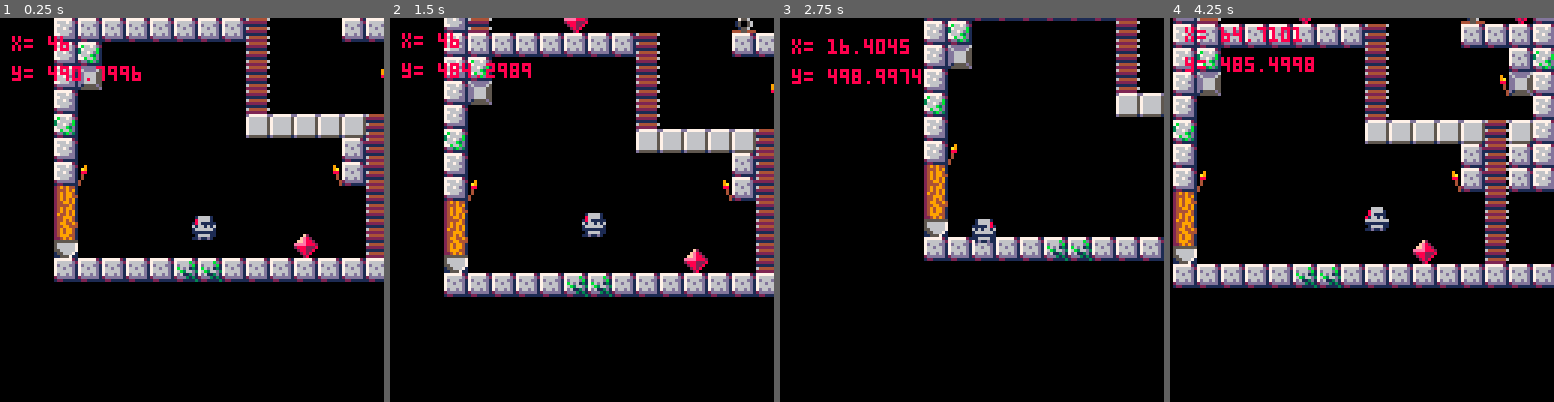
Above: before the commit, frames 1-4 (left to right).
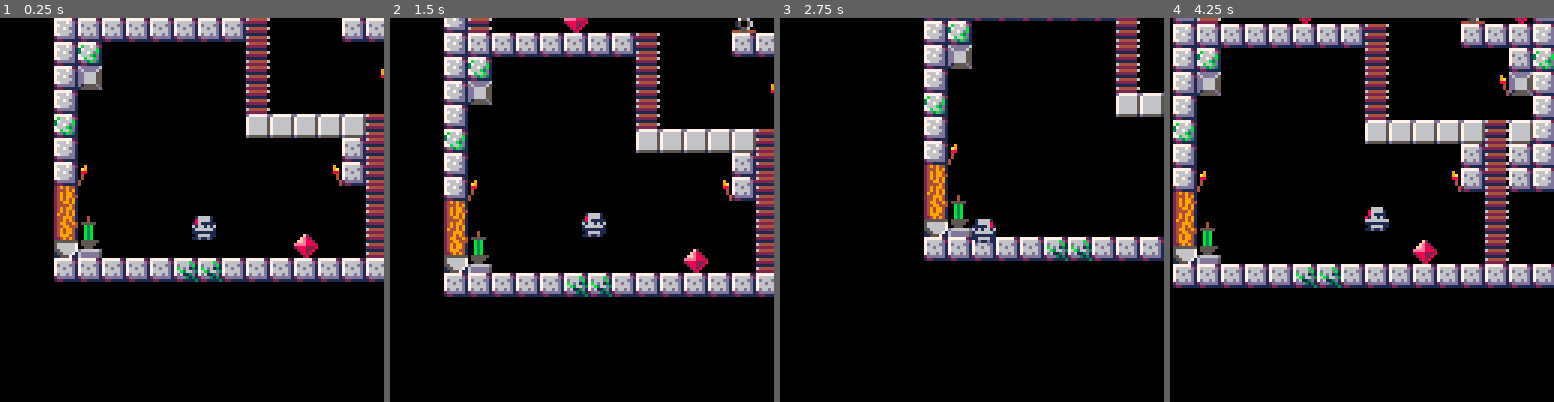
Above: after the commit, the same moments.

Repository: DMatthieu/Nibelheim-Ascension
Game: PICO-8 cartridge main.p8
The game is run twice, just before and just after one commit, with the same random seed, the same clock (stepped at 60 frames per second) and the same inputs.
Inputs:
- Up to frame 1 (0.25 s): no input
- Up to frame 2 (1.5 s): tap O (Z key) at 0.33, 0.7, 1.43 s; tap X (X key) at 1.07 s
- Up to frame 3 (2.75 s): hold Left 1.97-2.37 s; tap X (X key) at 2.07, 2.4, 2.73 s; tap O (Z key) at 2.22 s
- Up to frame 4 (4.25 s): hold Right 2.87-3.53 s; tap X (X key) every 0.33 s from 3.07 to 4.07 s; tap O (Z key) at 3.1, 3.98 s; hold Up 3.58-4.08 s; hold Right from 4.13 s (still down)

The runs differ from the first frame. In frame 1, 1.1% of the frame differs, in the area x 3-37%, y 4-63%; in frame 2, 1.1%; in frame 3, 1.3%; in frame 4, 1.4%, in the area x 3-38%, y 2-65%.

Commit message:
Bugfix sword positionning and following

Diff:
--- a/main.p8
+++ b/main.p8
@@ -143,9 +143,9 @@
 00000000000000000000000000000000000000000000000000000000000000000000000000000000000000000000000000000000000000000000000000000000
 01000000000000000000000000400000000000400000311010401000000000000000000022000000000000000000000000000000000000000000002000000000
 00000000000000000000000000000000000000000000000000000000000000000000000000000000000000000000000000000000000000000000000000000000
-02000000000000000000000000400000000000400013134200401020000000000000000023000000000000000000000000000000000000000000002000000000
-00000000000000000000000000000000000000000000000000000000000000000000000000000000000000000000000000000000000000000000000000000000
-03000000000000000000500000400000000000402013135000403120201313000000001010100000000000000000000000000000000000000000002000000000
+02220000000000000000000000400000000000400013134200401020000000000000000023000000000000000000000000000000000000000000002000000000
+00000000000000000000000000000000000000000000000000000000000000000000000000000000000000000000000000000000000000000000000000000000
+03230000000000000000500000400000000000402013135000403120201313000000001010100000000000000000000000000000000000000000002000000000
 00000000000000000000000000000000000000000000000000000000000000000000000000000000000000000000000000000000000000000000000000000000
 20202020203030202020202020202020212031202021201020202020312020202020202020202020202020202020202020202020202020202020202000000000
 
--- a/src/classes/game_map.lua
+++ b/src/classes/game_map.lua
@@ -11,9 +11,18 @@
   return instance
 end
 
+function Game_map:update()
+
+  --update all monsters
+  for m in all(self.monsters) do
+    m.m_type:update()
+  end
+end
+
 function Game_map:draw()
   map(0,0,0,0)
 
+  --draw all monsters
   for m in all(self.monsters) do
     m.m_type:draw()
   end
--- a/src/classes/goblin.lua
+++ b/src/classes/goblin.lua
@@ -29,6 +29,8 @@
 
   --animate
   self:animate()
+
+  -- self:check_blade_collisions()
 end
 
 function Goblin:draw()
@@ -53,5 +55,5 @@
       if self.sp > 42 then
         self.sp = 41
       end
-    end
+  end
 end
--- a/src/classes/player.lua
+++ b/src/classes/player.lua
@@ -31,12 +31,15 @@
   instance.landed = false
   instance.attacking = false
   instance.attacking_right = false
+  instance.attacking_left = false
 
   instance.gravity = 0.3
   instance.friction = 0.85
 
   --camera
   instance.cam_x = 0
+
+  instance.debug = false
 
   return instance
 end
@@ -63,6 +66,11 @@
     self.running = true
     self.flp = false
   end
+
+  --compute sword position if attacking, even if it is not displayed
+  self.sword_x_left = self.x - 8
+  self.sword_x_right = self.x + 8
+  self.sword_y = self.y
 
   --ladders
   if btn(2)
@@ -108,8 +116,9 @@
   and not self.running then
     self.attacking = true
     self.attacking_right = true
-    self.sword_x = self.x + 8
-    self.sword_y = self.y
+    self.attacking_left = false
+    -- self.sword_x = self.x + 8
+    -- self.sword_y = self.y
     self.attack_start_time = time()
     sfx(3)
 
@@ -123,9 +132,10 @@
   and not self.attacking
   and not self.running then
     self.attacking = true
-    self.attacking_right = true
-    self.sword_x = self.x - 8
-    self.sword_y = self.y
+    self.attacking_left = true
+    self.attacking_right = false
+    -- self.sword_x = self.x - 8
+    -- self.sword_y = self.y
     self.attack_start_time = time()
     sfx(3)
 
@@ -213,16 +223,23 @@
 end
 
 function Player:draw()
+  --draw player
   spr(self.sp, self.x, self.y, 1, 1, self.flp, false )
+
+
   if self.attacking then
     if self.attacking_right then
-        spr(6, self.sword_x, self.sword_y,1,1,self.flp, false)
-
-    end
-  end
-
-  print("x= "..self.x, self.x - 60, self.y-60,8)
-  print("y= "..self.y, self.x - 60, self.y-50,8)
+        spr(6, self.sword_x_right, self.sword_y,1,1,self.flp, false)
+    elseif self.attacking_left then
+        spr(6, self.sword_x_left, self.sword_y,1,1,self.flp, false)
+    end
+  end
+
+  if self.debug then
+    print("x= "..self.x, self.x - 60, self.y-60,8)
+    print("y= "..self.y, self.x - 60, self.y-50,8)
+  end
+
 end
 
 --******************
--- a/src/game.lua
+++ b/src/game.lua
@@ -11,9 +11,7 @@
   player:update()
   player:animate()
 
-  --camera
-
-
+  game_map:update()
 end
 
 function game_draw()
Not shown, changed: the sound effects (__sfx__) section of main.p8
